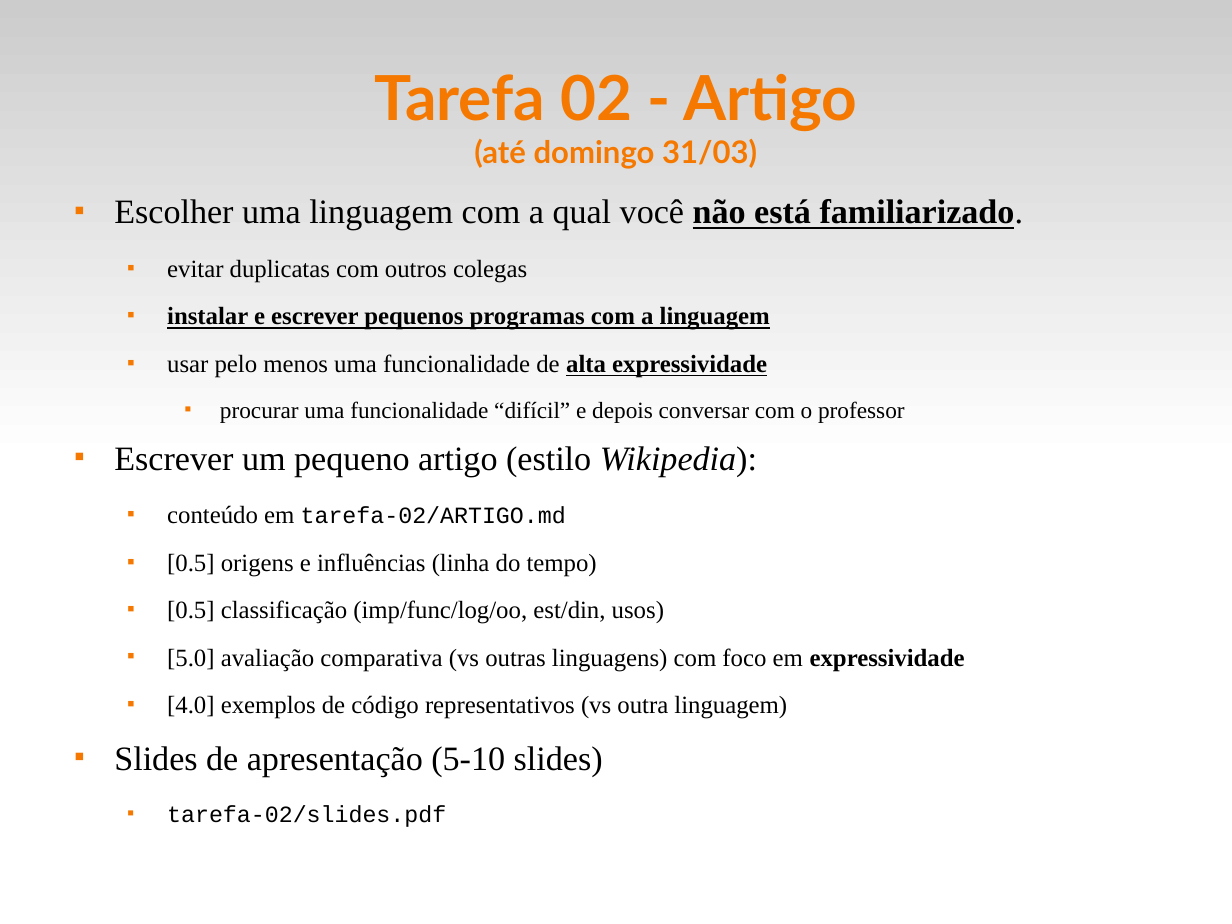
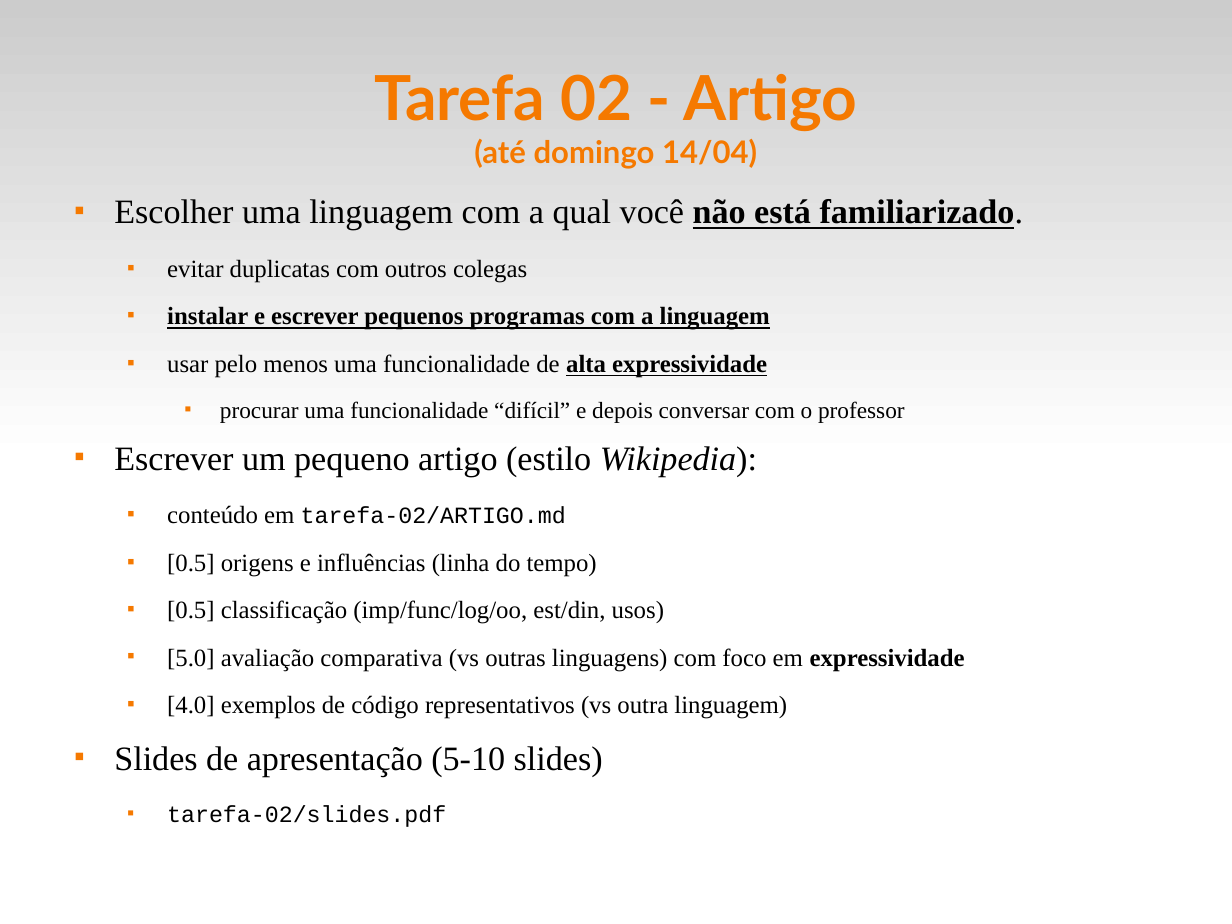
Before and after one commit to fsantanna-uerj/EDL, a slide deck: slide 10 of slides/edl-00.odp. Drawn at 1232x924 pixels with LibreOffice and Linux fonts; fonts in the diff are those of the drawing. Boxes give left, top, right and bottom in pixels: in the first picture for what was removed or moved away, otherwise in the second. Text is boxed around its words. In the diff, an @@ line names an element or a change of style, - is before the commit and + after.

```diff
--- a/slides/edl-00.odp
+++ b/slides/edl-00.odp
@@ title at [375, 74, 857, 169]: text changed @@
-Tarefa 02 - Artigo
-(até domingo 31/03)
+Tarefa 02 - Artigo
+(até domingo 14/04)
```
Also in this commit, not shown: 2 other files.
